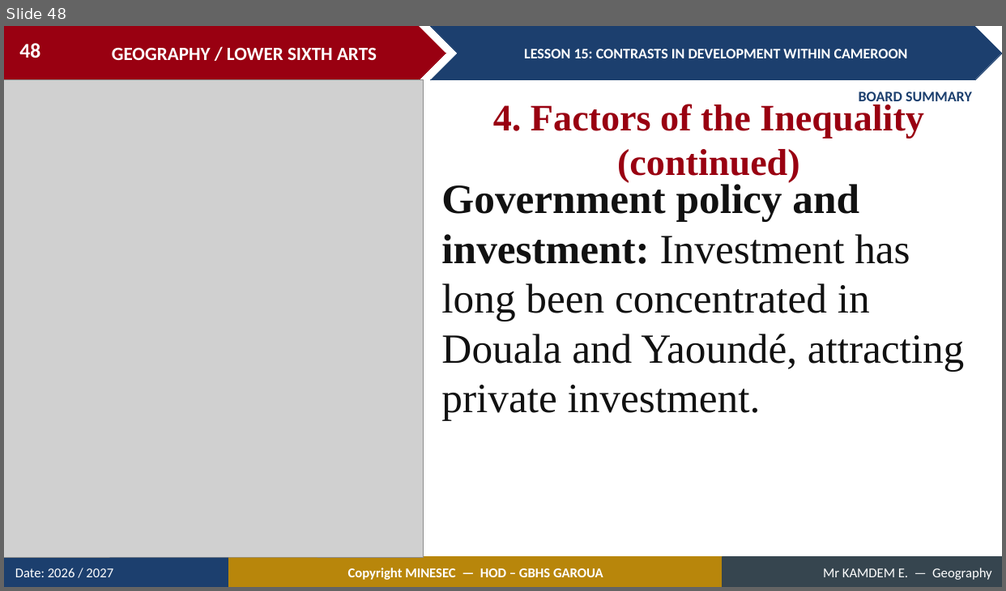
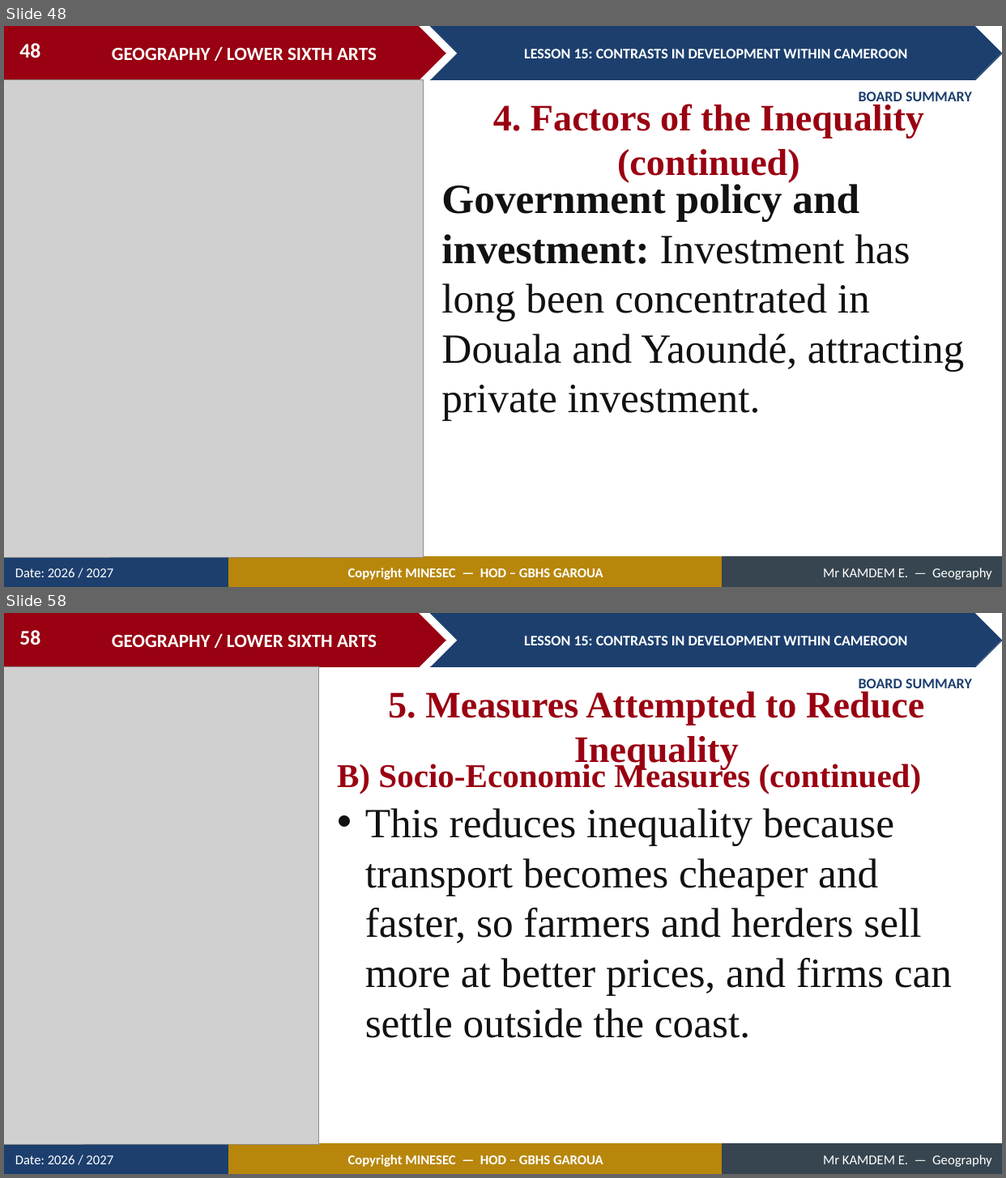
Before and after one commit to Berthautk/linea-github, a slide deck: lecons/LSA/Geography of Cameroon/15_LSA_CAM_L15_Contrasts_in_Development_within_Cameroon.pptx. Shown one above the other, each under a label of ours: slide 48 before the commit, slides 48 and 58 after it; the slides between them are not shown. The pictures are 1006x591 and 1006x1178 pixels, drawn with LibreOffice and Linux fonts; fonts in the diff are those of the drawing; grey boxes stand for pictures. Boxes give left, top, right and bottom in pixels: in the first picture for what was removed or moved away, otherwise in the second. Text is boxed around its words. In the diff, an @@ line names an element or a change of style, - is before the commit and + after.

```diff
--- a/lecons/LSA/Geography of Cameroon/15_LSA_CAM_L15_Contrasts_in_Development_within_Cameroon.pptx
+++ b/lecons/LSA/Geography of Cameroon/15_LSA_CAM_L15_Contrasts_in_Development_within_Cameroon.pptx
@@ slide 58 added at box(4, 613, 1002, 1174), background #FFFFFF; not listed: 9 template elements that a slide beside it also shows @@
@@ page number added at box(19, 630, 40, 645), 20 pt, text #FFFFFF, bold @@
+58
@@ picture added at box(4, 667, 318, 1144) @@
@@ text added at box(859, 679, 972, 692), 14 pt, text #1C3F6E, bold @@
+BOARD SUMMARY
@@ text added at box(388, 692, 924, 770), 36 pt, text #990011, bold @@
+5. Measures Attempted to Reduce Inequality
@@ text added at box(337, 760, 922, 793), 32 pt, text #990011, bold @@
+B) Socio-Economic Measures (continued)
@@ text added at box(365, 808, 952, 1038), 40 pt, text #111111 @@
+• This reduces inequality because transport becomes cheaper and faster, so farmers and herders sell more at better prices, and firms can settle outside the coast.
```
Also in this commit, not shown: 4 slides changed, 21 other slides added, 1 slide removed, 2 other files.
